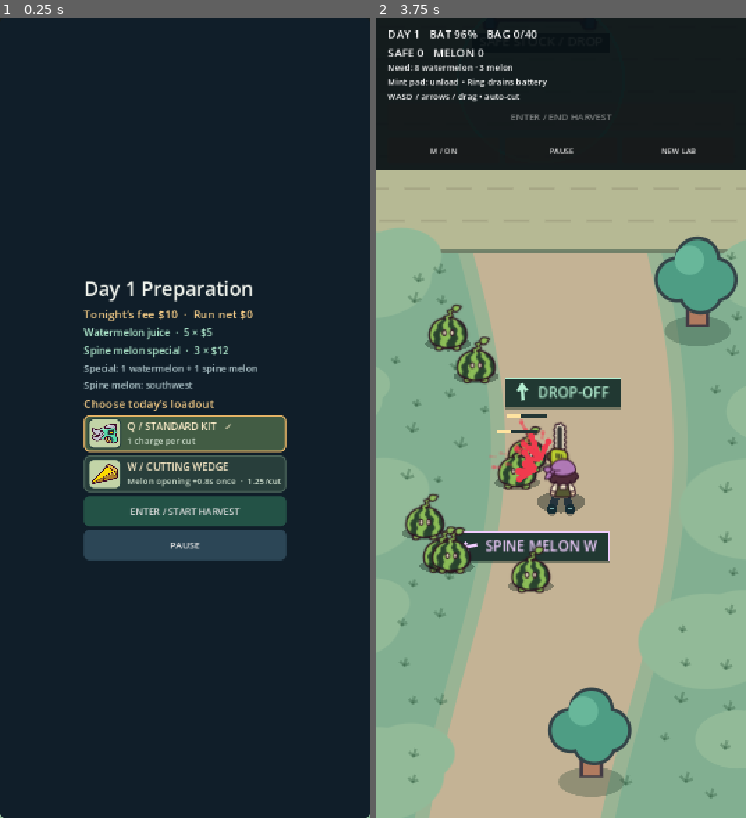
Above: before the commit, frames 1-2 (left to right).
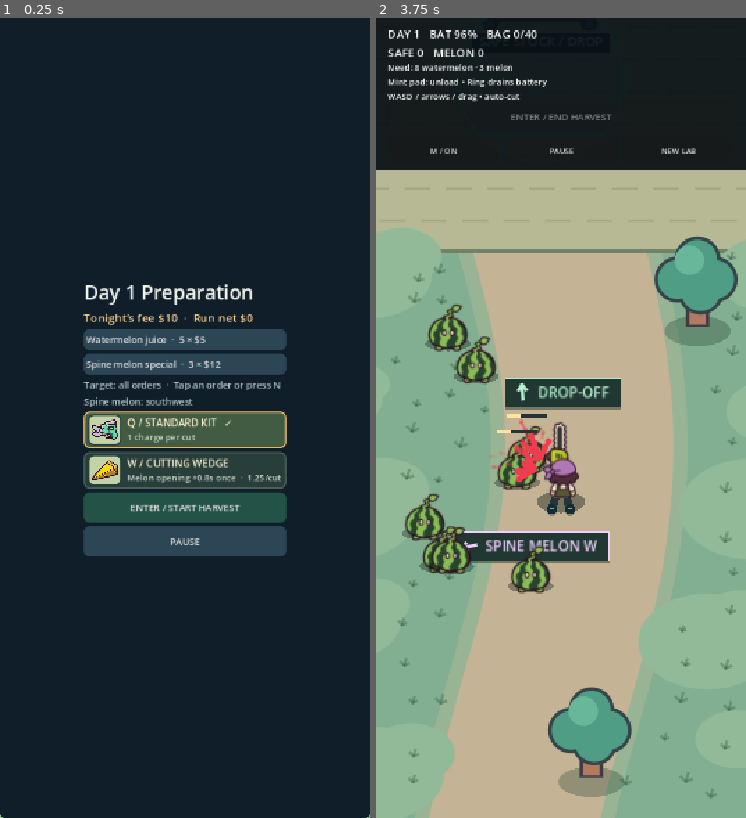
Above: after the commit, the same moments.

Repository: syjkim0125/harvest-deck
Game: Godot game, scene res://main.tscn
The game is run twice, just before and just after one commit, with the same random seed, the same clock (stepped at 60 frames per second) and the same inputs.
Inputs:
- Up to frame 1 (0.25 s): no input
- Up to frame 2 (3.75 s): click "NEW LAB" at 0.5 s; click "NEW LAB" at 1.25 s; click "ENTER / END HARVEST" at 2 s; click "ENTER / END HARVEST" at 2.75 s; click "ENTER / START HARVEST" at 3.5 s

The runs differ from the first frame. In frame 1, 8.4% of the frame differs, in the area x 22-78%, y 32-68%; in frame 2, nothing differs.

Commit message:
Release Harvest Deck v0.7.36 with harvest targets

Diff:
--- a/scripts/game.gd
+++ b/scripts/game.gd
@@ -40,6 +40,7 @@
 const BOUNDS = Rect2(40, 100, 1480, 1040)
 @export var day_mode := false
 var preparing_day := false
+var harvest_target := NightMarket.ALL_RECIPES
 var run_day := 1
 var earned_card := DayHarvest.Card.NONE
 var deck: Array[DayHarvest.Card] = []
@@ -214,6 +215,7 @@
 	night_view.recipe_pressed.connect(pick_night_recipe)
 	night_view.action_pressed.connect(advance_night)
 	night_view.loadout_pressed.connect(pick_day_card)
+	night_view.target_pressed.connect(toggle_harvest_target)
 	night_view.reward_pressed.connect(pick_reward_card)
 	night_view.start_pressed.connect(begin_harvest)
 	night_view.pause_pressed.connect(func(): set_paused(not paused))
@@ -346,6 +348,7 @@
 	dash_left = 0.0
 	day.reset()
 	preparing_day = day_mode
+	harvest_target = NightMarket.ALL_RECIPES
 	night.reset(run_day)
 	if not deck.is_empty():
 		day.card = deck.back()
@@ -463,6 +466,7 @@
 					pick_reward_card(DayHarvest.REWARD_OFFERS[run_day - 1][2])
 				else:
 					pick_night_recipe(NightMarket.Recipe.ORANGE)
+			KEY_N: cycle_harvest_target()
 			KEY_B: pick_day_card(DayHarvest.Card.DASH_KIT)
 			KEY_SPACE: try_dash()
 			KEY_E: try_hire_cashier()
@@ -565,13 +569,26 @@
 			hint = "BATTERY EMPTY • Returned • Lost %d" % day.lost_cargo
 		status.text = hint + "\nContinue to the night market"
 	else:
-		var shortage := NightMarketView.ingredient_list(night.missing_ingredients(production.raw))
-		var forecast := "Tonight: all orders covered" if shortage.is_empty() else "Need: " + shortage
-		status.text = forecast + "\nMint pad: unload • Ring drains battery\nWASD / arrows / drag • auto-cut"
+		status.text = harvest_forecast() + "\nMint pad: unload • Ring drains battery\nWASD / arrows / drag • auto-cut"
 	return_button.text = "ENTER / NIGHT MENU" if day_finished() else "ENTER / END HARVEST"
 	if dash_button.visible:
 		update_dash_button()
 	return_button.disabled = paused or (not day_finished() and (not cargo.is_empty() or player.distance_to(depot) >= DEPOT_RADIUS))
+
+func harvest_forecast() -> String:
+	var shortage := NightMarketView.ingredient_list(night.missing_ingredients(production.raw, harvest_target))
+	if harvest_target == NightMarket.ALL_RECIPES:
+		return "Tonight: all orders covered" if shortage.is_empty() else "Need: " + shortage
+	var target: String = NightMarketView.SHORT_RECIPE_NAMES[harvest_target]
+	if shortage.is_empty():
+		if player.distance_to(depot) >= DEPOT_RADIUS:
+			return target + " covered · return to depot"
+		return target + (" covered · end harvest" if cargo.is_empty() else " covered · finish unloading")
+	if not cargo.is_empty():
+		var full_load := NightMarketView.ingredient_list(night.missing_ingredients(production.raw + cargo, harvest_target))
+		if full_load.is_empty():
+			return target + " · unload to cover orders"
+	return "%s need: %s" % [target, shortage]
 
 func switch_mode() -> void:
 	day_mode = not day_mode
@@ -586,7 +603,7 @@
 	update_orchard_counter()
 	var chilled_watermelon := carryover_watermelons()
 	if preparing_day:
-		night_view.refresh_prep(night, day.card, paused, run_day, deck, run_sales - run_fees, chilled_watermelon)
+		night_view.refresh_prep(night, day.card, paused, run_day, deck, run_sales - run_fees, chilled_watermelon, harvest_target)
 	else:
 		night_view.refresh(night, paused, run_day, earned_card, run_sales, run_fees, run_results, chilled_watermelon)
 
@@ -605,6 +622,21 @@
 			return
 		earned_card = card
 		refresh_market_view()
+
+func toggle_harvest_target(recipe: int) -> void:
+	if not preparing_day or paused or not night.offers(recipe):
+		return
+	harvest_target = NightMarket.ALL_RECIPES if harvest_target == recipe else recipe
+	refresh_market_view()
+
+func cycle_harvest_target() -> void:
+	if not preparing_day or paused:
+		return
+	var next := harvest_target + 1
+	while next < night.demand.size() and not night.offers(next):
+		next += 1
+	harvest_target = next if next < night.demand.size() else NightMarket.ALL_RECIPES
+	refresh_market_view()
 
 func pick_day_card(card: DayHarvest.Card) -> void:
 	if preparing_day and not paused and DayHarvest.card_available(card, run_day) and (
--- a/scripts/night_market.gd
+++ b/scripts/night_market.gd
@@ -11,6 +11,8 @@
 
 const FEES := [10, 12, 20]
 const DAYS := 3
+const ALL_RECIPES := -1
+const SELECTED_RECIPES := -2
 const COCKTAIL_BONUS := 3
 const COCKTAIL_EXTRA_TIME := 0.25
 const NAMES := ["Watermelon juice", "Spine melon special", "Orange fizz"]
@@ -61,11 +63,13 @@
 	var extra: int = EXTRA_FRUIT[recipe]
 	return watermelon if extra == -1 else mini(watermelon, stock.count(extra))
 
-func missing_ingredients(safe_stock: Array[int], selected_only := false) -> Dictionary:
+func missing_ingredients(safe_stock: Array[int], recipe_scope := ALL_RECIPES) -> Dictionary:
 	# Every order uses one watermelon, including both specials.
 	var required: Dictionary = {0: 0}
 	for recipe in range(demand.size()):
-		if not offers(recipe) or (selected_only and not selected[recipe]):
+		if not offers(recipe) or (recipe_scope == SELECTED_RECIPES and not selected[recipe]):
+			continue
+		if recipe_scope >= 0 and recipe_scope != recipe:
 			continue
 		required[0] += demand[recipe]
 		var extra: int = EXTRA_FRUIT[recipe]
--- a/scripts/night_market_view.gd
+++ b/scripts/night_market_view.gd
@@ -21,6 +21,7 @@
 signal pause_pressed
 signal reward_pressed(card: Day.Card)
 signal loadout_pressed(card: Day.Card)
+signal target_pressed(recipe: int)
 signal start_pressed
 
 var market_content: VBoxContainer
@@ -29,7 +30,8 @@
 var dash_kit_button: IllustratedAction
 var prep_title: Label
 var forecast_title: Label
-var forecast_labels: Array[Label] = []
+var forecast_buttons: Array[Button] = []
+var target_hint: Label
 var route_hint: Label
 var deck_buttons: Array[IllustratedAction] = []
 var available_cards: Array[Day.Card] = []
@@ -148,10 +150,15 @@
 	prep_title = label(prep_content, "", 27, PAPER)
 	forecast_title = label(prep_content, "", 16, GOLD)
 	for i in range(Market.NAMES.size()):
-		forecast_labels.append(label(prep_content, "", 14, MINT))
-	label(prep_content, "Special: 1 watermelon + 1 spine melon", 13, MUTED)
+		var button := action(prep_content, 29.0, 3)
+		button.alignment = HORIZONTAL_ALIGNMENT_LEFT
+		button.toggle_mode = true
+		button.tooltip_text = Market.INGREDIENTS[i]
+		button.add_theme_stylebox_override("pressed", surface(Color("235246"), 3))
+		button.pressed.connect(func(): target_pressed.emit(i))
+		forecast_buttons.append(button)
+	target_hint = label(prep_content, "", 13, MUTED)
 	route_hint = label(prep_content, "", 13, MUTED)
-	label(prep_content, "Choose today’s loadout", 16, GOLD)
 	var standard := illustrated_action(prep_content)
 	standard.pressed.connect(func(): loadout_pressed.emit(Day.Card.STANDARD))
 	loadout_buttons.append(standard)
@@ -195,19 +202,35 @@
 			return "Day 3 depot: %d/%d watermelon saved" % [chilled_watermelon, Day.COOLER_CAPACITY]
 	return ""
 
-func refresh_prep(market: Market, card: Day.Card, paused: bool, run_day: int, deck: Array[Day.Card], balance: int, chilled_watermelon: int) -> void:
+func refresh_prep(market: Market, card: Day.Card, paused: bool, run_day: int, deck: Array[Day.Card], balance: int, chilled_watermelon: int, target: int) -> void:
 	show()
 	market_content.hide()
 	prep_content.show()
 	prep_title.text = "Day %d Preparation" % run_day
 	forecast_title.text = "Tonight’s fee $%d  ·  Run net $%d" % [market.fee, balance]
-	for i in range(forecast_labels.size()):
-		forecast_labels[i].visible = market.offers(i)
-		forecast_labels[i].text = "%s  ·  %d × $%d" % [Market.NAMES[i], market.demand[i], market.price(i)]
-	match run_day:
-		RollingOrange.DAY: route_hint.text = "Melon SW  ·  Orange SE (with watermelon)"
-		Market.DAYS: route_hint.text = "Spine melons: southwest and east"
-		_: route_hint.text = "Spine melon: southwest"
+	for i in range(forecast_buttons.size()):
+		var button := forecast_buttons[i]
+		button.visible = market.offers(i)
+		button.disabled = paused
+		button.set_pressed_no_signal(i == target)
+		button.text = "%s  ·  %d × $%d" % [Market.NAMES[i], market.demand[i], market.price(i)]
+		if i == target:
+			button.text += "  ✓"
+	var target_name: String = "all orders" if target == Market.ALL_RECIPES else SHORT_RECIPE_NAMES[target]
+	target_hint.text = "Target: %s  ·  Tap an order or press N" % target_name
+	match target:
+		Market.Recipe.WATERMELON:
+			route_hint.text = "Watermelon patch: west"
+		Market.Recipe.MELON:
+			var sites := "SW + E" if run_day == Market.DAYS else "SW"
+			route_hint.text = "1 watermelon + 1 spine melon (%s)" % sites
+		Market.Recipe.ORANGE:
+			route_hint.text = "1 watermelon + 1 orange (SE)"
+		_:
+			match run_day:
+				RollingOrange.DAY: route_hint.text = "Melon SW  ·  Orange SE (with watermelon)"
+				Market.DAYS: route_hint.text = "Spine melons: southwest and east"
+				_: route_hint.text = "Spine melon: southwest"
 	available_cards = deck
 	for i in range(deck_buttons.size()):
 		var button := deck_buttons[i]
@@ -297,7 +320,7 @@
 		var has_selection := market.selected.has(true)
 		detail.text = "Set tonight’s menu" if has_menu else "No recipes available"
 		if has_selection:
-			var shortage := ingredient_list(market.missing_ingredients(market.stock, true))
+			var shortage := ingredient_list(market.missing_ingredients(market.stock, Market.SELECTED_RECIPES))
 			detail.text = "Selected orders covered" if shortage.is_empty() else "Menu short: " + shortage
 		action_button.text = "ENTER / OPEN MARKET" if has_menu else "ENTER / CLOSE WITHOUT SALES"
 		action_button.disabled = paused or (has_menu and not has_selection)
@@ -396,15 +419,15 @@
 	button.text = title + ("   ✓" if selected else "")
 	button.present(card_art[card], button.text, description, selected, unavailable)
 
-func action(parent: Control) -> Button:
+func action(parent: Control, height := 42.0, padding := 6) -> Button:
 	var button := Button.new()
 	button.focus_mode = Control.FOCUS_NONE
-	button.custom_minimum_size.y = 42
+	button.custom_minimum_size.y = height
 	button.add_theme_font_size_override("font_size", 13)
-	button.add_theme_stylebox_override("normal", surface(Color("2c4656"), 6))
-	button.add_theme_stylebox_override("hover", surface(Color("3e5968"), 6))
-	button.add_theme_stylebox_override("pressed", surface(Color("35594f"), 6))
-	button.add_theme_stylebox_override("disabled", surface(Color("233641"), 6))
+	button.add_theme_stylebox_override("normal", surface(Color("2c4656"), padding))
+	button.add_theme_stylebox_override("hover", surface(Color("3e5968"), padding))
+	button.add_theme_stylebox_override("pressed", surface(Color("35594f"), padding))
+	button.add_theme_stylebox_override("disabled", surface(Color("233641"), padding))
 	parent.add_child(button)
 	return button
 
--- a/tests/night_market.gd
+++ b/tests/night_market.gd
@@ -118,6 +118,89 @@
 		"the wedge route sells tonight's special with harvested ingredients")
 	game.reset_run()
 
+func check_harvest_target(game) -> void:
+	var ui = game.night_view
+	for target in [Market.Recipe.WATERMELON, Market.Recipe.MELON]:
+		game.reset_run()
+		check(game.harvest_target == Market.ALL_RECIPES and not ui.forecast_buttons[Market.Recipe.ORANGE].visible,
+			"a fresh Day 1 tracks all orders and hides the unavailable orange order")
+		game.set_paused(true)
+		key(game, KEY_N)
+		ui.forecast_buttons[target].pressed.emit()
+		check(game.harvest_target == Market.ALL_RECIPES and ui.forecast_buttons[target].disabled,
+			"pause blocks both ways to change the target")
+		game.set_paused(false)
+		if target == Market.Recipe.WATERMELON:
+			key(game, KEY_N)
+		else:
+			ui.forecast_buttons[target].pressed.emit()
+			ui.forecast_buttons[target].pressed.emit()
+			check(game.harvest_target == Market.ALL_RECIPES, "tapping the chosen order again tracks all orders")
+			ui.forecast_buttons[target].pressed.emit()
+		check(game.harvest_target == target and ui.forecast_buttons[target].button_pressed,
+			"preparation highlights the chosen demand")
+		key(game, KEY_ENTER)
+		key(game, KEY_N)
+		game.update_day_hud()
+		var target_name: String = "Juice" if target == Market.Recipe.WATERMELON else "Melon"
+		var start_need := "5 watermelon" if target == Market.Recipe.WATERMELON else "3 watermelon · 3 melon"
+		check(game.harvest_target == target and game.status.text.begins_with("%s need: %s" % [target_name, start_need]),
+			"the target is locked for today's harvest and counts only that recipe's demand")
+		walk_to(game, Vector2(510, 690))
+		game.simulate(0.70, Vector2.ZERO)
+		game.update_day_hud()
+		check(game.cargo.count(0) >= 5 and game.stock == 0
+			and game.status.text.begins_with("Juice · unload to cover orders" if target == Market.Recipe.WATERMELON
+				else "Melon need: 3 watermelon · 3 melon"),
+			"the same watermelon harvest prompts unloading only for the juice goal")
+		walk_to(game, game.depot)
+		game.simulate(2.0, Vector2.ZERO)
+		game.update_day_hud()
+		check(game.status.text.begins_with("Juice covered · end harvest" if target == Market.Recipe.WATERMELON
+			else "Melon need: 3 melon") and not game.return_button.disabled,
+			"safe watermelon finishes the juice goal, while the melon goal still shows a shortage and permits return")
+		if target == Market.Recipe.MELON:
+			walk_to(game, Vector2(820, game.depot.y))
+			walk_to(game, Vector2(820, 1004))
+			walk_to(game, Vector2(SpineMelon.HOME.x, 1004))
+			harvest_melon_from_south(game, SpineMelon.HOME)
+			game.update_day_hud()
+			check(game.cargo.count(MELON) == 3 and game.status.text.begins_with("Melon · unload to cover orders"),
+				"harvesting the extra three melons changes the prompt to unload")
+			walk_to(game, Vector2(SpineMelon.HOME.x, 1004))
+			walk_to(game, Vector2(820, 1004))
+			walk_to(game, Vector2(820, game.depot.y))
+			walk_to(game, game.depot)
+			game.simulate(2.0, Vector2.ZERO)
+		game.cargo.append(0)
+		game.update_day_hud()
+		check(game.status.text.begins_with(target_name + " covered · finish unloading") and game.return_button.disabled,
+			"surplus cargo still needs unloading when the goal is already covered at the depot")
+		game.simulate(0.1, Vector2.ZERO)
+		walk_to(game, game.depot + Vector2(0, 110))
+		game.update_day_hud()
+		check(game.status.text.begins_with(target_name + " covered · return to depot") and game.return_button.disabled,
+			"departing with a covered target points back to the depot")
+		walk_to(game, game.depot)
+		key(game, KEY_ENTER)
+		key(game, KEY_ENTER)
+		check(game.night.phase == Market.Phase.MENU and not game.night.selected.has(true),
+			"the daytime goal leaves the actual market menu open for selection")
+		key(game, KEY_Q if target == Market.Recipe.WATERMELON else KEY_W)
+		key(game, KEY_ENTER)
+		var orders: int = game.night.demand[target]
+		for i in range(orders):
+			key(game, KEY_Q if target == Market.Recipe.WATERMELON else KEY_W)
+			game._physics_process(2.0)
+		key(game, KEY_ENTER)
+		check(game.night.phase == Market.Phase.CLOSED and game.night.sold[target] == orders
+			and game.night.gross == orders * game.night.price(target), "the planned route sells every target order")
+		key(game, KEY_Q)
+		key(game, KEY_ENTER)
+		check(game.run_day == 2 and game.harvest_target == Market.ALL_RECIPES,
+			"Day 2 starts with a fresh target before offering orange fizz")
+	game.reset_run()
+
 func check_reward_continuation(game) -> void:
 	var ui = game.night_view
 	var night = game.night
@@ -178,7 +261,7 @@
 	key(game, KEY_C)
 	check(game.day.card == Day.Card.RESERVE_CELL and night.price(1) == 12, "the first reward is still selectable without the second reward bonus")
 	key(game, KEY_V)
-	check(game.day.card == Day.Card.LIMITED_COCKTAIL and night.price(1) == 15 and "6 × $15" in ui.forecast_labels[1].text,
+	check(game.day.card == Day.Card.LIMITED_COCKTAIL and night.price(1) == 15 and "6 × $15" in ui.forecast_buttons[1].text,
 		"the second reward updates the live forecast and actual sale price")
 	key(game, KEY_ENTER)
 	walk_to(game, Vector2(510, 690))
@@ -295,7 +378,7 @@
 	var harvest_times: Array[float] = []
 	for intercept in [false, true]:
 		open_orange_day(game)
-		check(game.night_view.forecast_labels[2].visible and "3 × $9" in game.night_view.forecast_labels[2].text,
+		check(game.night_view.forecast_buttons[2].visible and "3 × $9" in game.night_view.forecast_buttons[2].text,
 			"Day 2 forecasts the orange fizz before departure")
 		key(game, KEY_ENTER)
 		var fruit: Dictionary = game.fruits.filter(func(f): return f.kind == Orange.KIND)[0]
@@ -713,6 +796,7 @@
 	check_menu_shortage(game)
 	check_service_buttons(game)
 	check_preparation(game)
+	check_harvest_target(game)
 	check_seed_guard(game)
 	check_watermelon_run(game)
 	check_rolling_orange(game)
@@ -826,7 +910,7 @@
 		var pane = layout_game.night_view
 		var bounds := Rect2(Vector2.ZERO, Vector2(size))
 		var prep_fits: bool = bounds.encloses(pane.prep_content.get_global_rect())
-		for button in pane.loadout_buttons + [pane.start_button, pane.prep_pause_button]:
+		for button in pane.forecast_buttons.slice(0, 2) + pane.loadout_buttons + [pane.start_button, pane.prep_pause_button]:
 			prep_fits = prep_fits and bounds.encloses(button.get_global_rect())
 		check(prep_fits, "forecast and loadout actions fit at %s" % size)
 		deliver(layout_game, [0, MELON])
@@ -849,7 +933,14 @@
 		await process_frame
 		await process_frame
 		check(bounds.encloses(pane.prep_content.get_global_rect()) and bounds.encloses(pane.deck_buttons[0].get_global_rect())
-			and bounds.encloses(pane.dash_kit_button.get_global_rect()), "Day 2 prep fits both the dash kit and the earned card at %s" % size)
+			and bounds.encloses(pane.dash_kit_button.get_global_rect()) and bounds.encloses(pane.prep_pause_button.get_global_rect()),
+			"Day 2 prep fits the target, dash kit, earned card and pause at %s" % size)
+		for i in range(3):
+			key(layout_game, KEY_N)
+		check(layout_game.harvest_target == Market.Recipe.ORANGE and pane.forecast_buttons[2].button_pressed
+			and bounds.encloses(pane.forecast_buttons[2].get_global_rect()), "N can target the Day 2 orange order at %s" % size)
+		key(layout_game, KEY_N)
+		check(layout_game.harvest_target == Market.ALL_RECIPES, "N wraps to all orders at %s" % size)
 		key(layout_game, KEY_B)
 		key(layout_game, KEY_ENTER)
 		layout_game._physics_process(0.0)
@@ -937,6 +1028,9 @@
 	await process_frame
 	await process_frame
 	var art_ui = art_game.night_view
+	var order: Control = art_ui.forecast_buttons[Market.Recipe.WATERMELON]
+	click_at(art_view, order.get_global_rect().get_center())
+	check(art_game.harvest_target == Market.Recipe.WATERMELON, "clicking the forecast order chooses the harvest target")
 	var wedge: Control = art_ui.loadout_buttons[Day.Card.WEDGE].artwork
 	click_at(art_view, wedge.get_global_rect().get_center())
 	check(art_game.day.card == Day.Card.WEDGE, "clicking the cutting wedge illustration equips its card")
Not shown, changed: docs/HANDOFF.md
Not shown, changed: docs/ROADMAP.md
